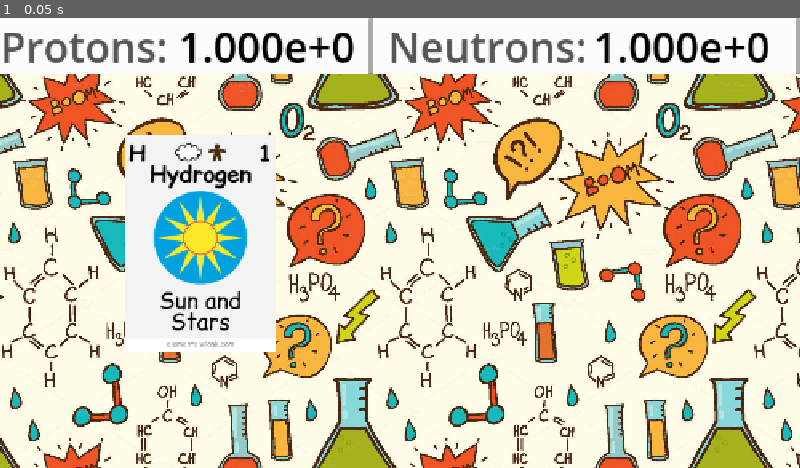
Above: before the commit, frame 1.
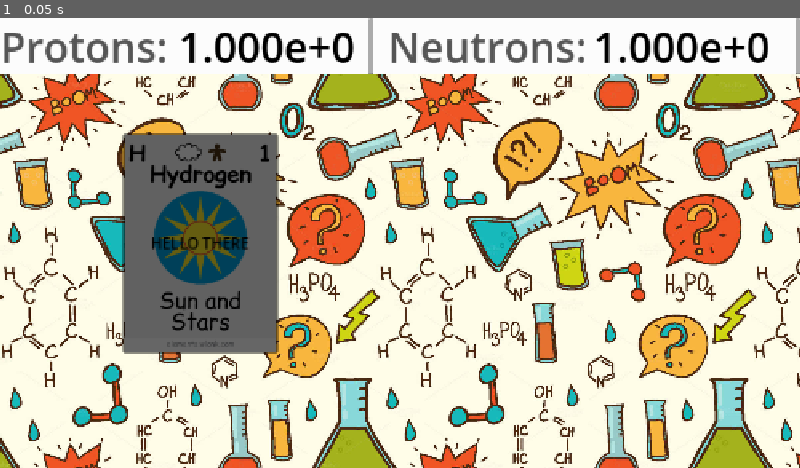
Above: after the commit, the same moment.

Repository: Boarff/ProgrammingGame2025
Game: Godot game, scene res://Main.tscn
Two runs of this game, one before a commit and one after it. Both use one fixed random seed, a clock stepped at 60 frames per second and the inputs below.
Inputs:
- Up to frame 1 (0.05 s): no input

The runs differ from the first frame. In frame 1, 9.3% of the frame differs, in the area x 15-35%, y 25-75%.
Error before the commit: Invalid access to property or key 'click' on a base object of type 'null instance'. (res://shops.gd:7)

Commit message:
Added dictionary of nuclides
converted the nuclides file to a dictionary manually, and added more. Tried to get the button to work but no luck.

Diff:
--- a/chemistry-clicker/clicker.gd
+++ b/chemistry-clicker/clicker.gd
@@ -3,3 +3,4 @@
 
 func _on_button_button_down() -> void:
 	click.emit()
+	print("clicked")
--- a/chemistry-clicker/clicker.tscn
+++ b/chemistry-clicker/clicker.tscn
@@ -418,7 +418,7 @@
 uv = PackedVector2Array(-88, -124, 86.6667, -126, 88.6667, 125.333, -88.6667, 125.333)
 
 [node name="Button" type="Button" parent="Clicker"]
-visible = false
+self_modulate = Color(0, 0, 0, 1)
 anchors_preset = 15
 anchor_right = 1.0
 anchor_bottom = 1.0
@@ -428,5 +428,6 @@
 offset_bottom = -113.0
 grow_horizontal = 2
 grow_vertical = 2
+text = "HELLO THERE"
 
 [connection signal="button_down" from="Clicker/Button" to="." method="_on_button_button_down"]
--- a/chemistry-clicker/shops.gd
+++ b/chemistry-clicker/shops.gd
@@ -1,12 +1,86 @@
 extends Control
+# todo: Change to a file later
 var protonTotal = 0
 var neutronTotal = 0
+var elementProgress = 0
+# nuclides
+var nuclidesDict = {
+	1: [0,1],
+	2: [1,2],
+	3: [3,4],
+	4: 5,
+	5: [6,5],
+	6: [6,7],
+	7: [8,7],
+	8: [8,9,10],
+	9: 10,
+	10: [10,11,12],
+	11: 12,
+	12: [12,13,14],
+	13: 14,
+	14: [14,15,16],
+	15: 16,
+	16: [18,20,16,17],
+	17: [20,18],
+	18: [20,22],
+	19: [22,20],
+	20: [24,22,23],
+	21: 24,
+	22: [28,26,27,24,25],
+	23: 28,
+	24: [28,30,29],
+	25: 30,
+	26: [30,32,31],
+	27: 32,
+	28: [34,32,33,36],
+	29: [34,36],
+	30: [36,38,37],
+	31: [38,40],
+	32: [40,38,42,41],
+	33: 42,
+	34: [42,44,43],
+	35: [44,46],
+	36: [46,48,44,47],
+	37: 48,
+	38: [50,48,49],
+	39: 50,
+	40: [50,51,52],
+	41: 52,
+	42: [52,54,53,55],
+	43: 55,
+	44: [54,56,55,58,57],
+	45: 58,
+	46: [58,60,59,62],
+	47: [60,62],
+	48: [62,64,63],
+	49: 64,
+	50: [64,66,65,68,67,70,69],
+	51: [70,72],
+	52: [70,72,74,73],
+	53: 74,
+	54: [74,76,75,78,77],
+	55: 78,
+	56: [78,80,79,81,82],
+	57: 82,
+	58: 82,
+	59: 82,
+	60: 82,
+	61: 84,
+	62: [88,89],
+	63: 89,
+	64: [92,93,94],
+	65: 94,
+	66: [97,98],
+	67: 98,
+	68: [99,100],
+	69: 100,
+}
 
 func _ready():
-	var clicker = get_node("clicker")
+	var clicker = get_node("/root/Main/Clicker")
 	clicker.click.connect(_on_clicker_click)
 
 
-
 func _on_clicker_click():
-	pass
+	neutronTotal += nuclidesDict[elementProgress].pick_random()
+	print(neutronTotal)
